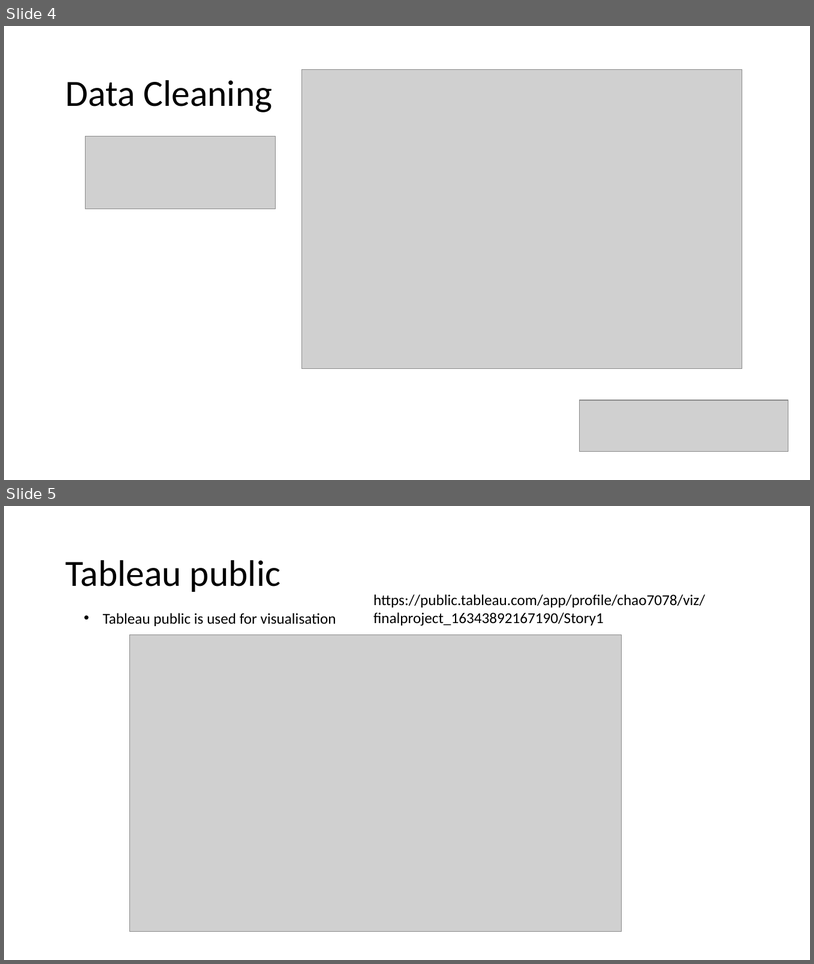
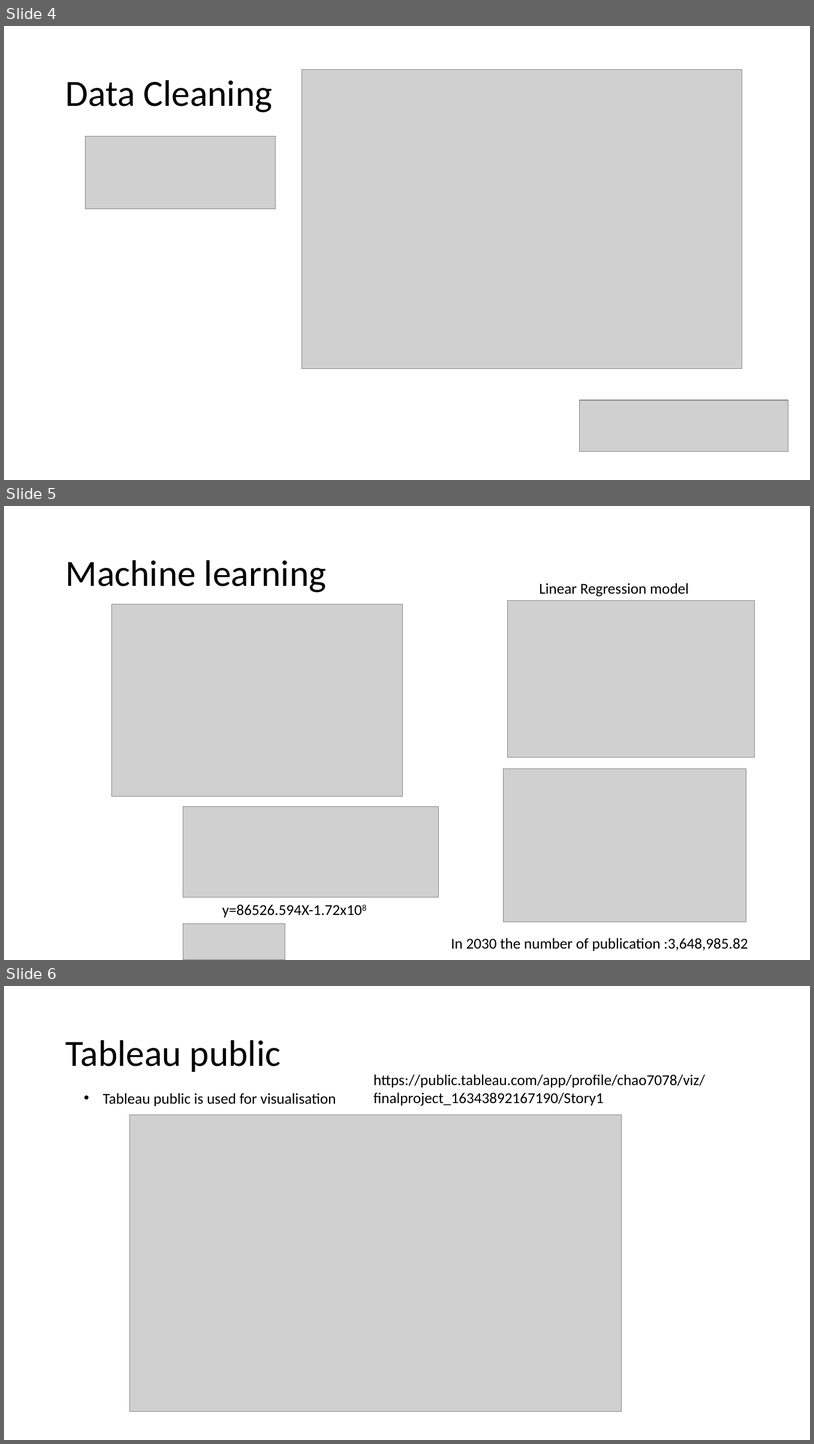
Before and after one commit to xiaocharl/final-project, a slide deck: final project chao.pptx. Shown one above the other, each under a label of ours: slides 4 and 5 before the commit, slides 4, 5 and 6 after it. The pictures are 814x964 and 814x1444 pixels, drawn with LibreOffice and Linux fonts; fonts in the diff are those of the drawing; grey boxes stand for pictures. Boxes give left, top, right and bottom in pixels: in the first picture for what was removed or moved away, otherwise in the second. Text is boxed around its words. In the diff, an @@ line names an element or a change of style, - is before the commit and + after.

```diff
--- a/final project chao.pptx
+++ b/final project chao.pptx
@@ slide 5 added at box(4, 506, 810, 960), background #FFFFFF @@
@@ title added at box(65, 560, 326, 592), 44 pt, text #000000 @@
+Machine learning
@@ text added at box(539, 583, 689, 597), 18 pt, text #000000 @@
+Linear Regression model
@@ picture added at box(111, 604, 402, 796) @@
@@ picture added at box(508, 600, 755, 757) @@
@@ picture added at box(504, 769, 747, 922) @@
@@ picture added at box(183, 806, 439, 897) @@
@@ text added at box(222, 904, 362, 917), 18 pt, text #000000 @@
+y=86526.594X-1.72x108
@@ picture added at box(183, 924, 285, 960) @@
@@ text added at box(451, 937, 748, 951), 18 pt, text #000000 @@
+In 2030 the number of publication :3,648,985.82
@@ what was slide 5 is now slide 6 @@
```
Also in this commit, not shown: 1 slide changed, 2 other files.
